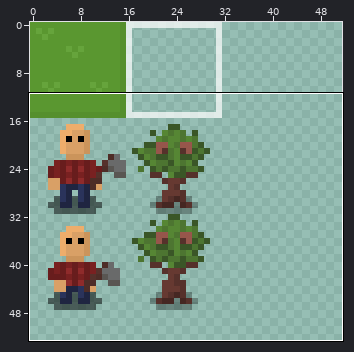
Two versions of one sprite sheet, WGJ138/Content/Textures.png. Above, an overview of the earlier version with the close-up marked.
Close-up. The starting point:
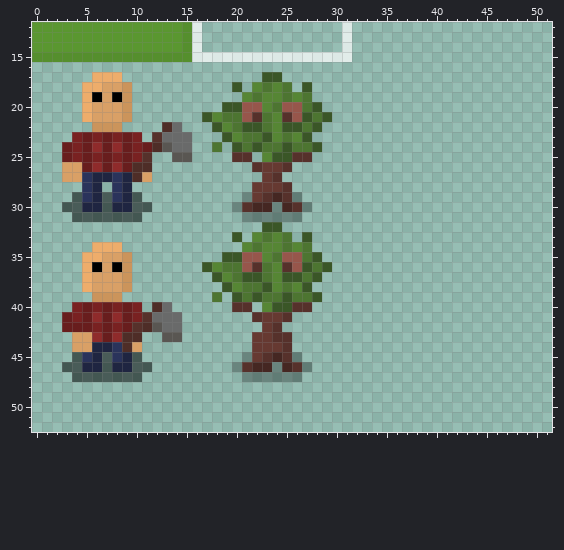
The file is 128x128 pixels. Colours within 5 levels of each other are drawn and written as one. Shown: x 0..51, y 12..52. The wide view leaves out empty margins.
After:
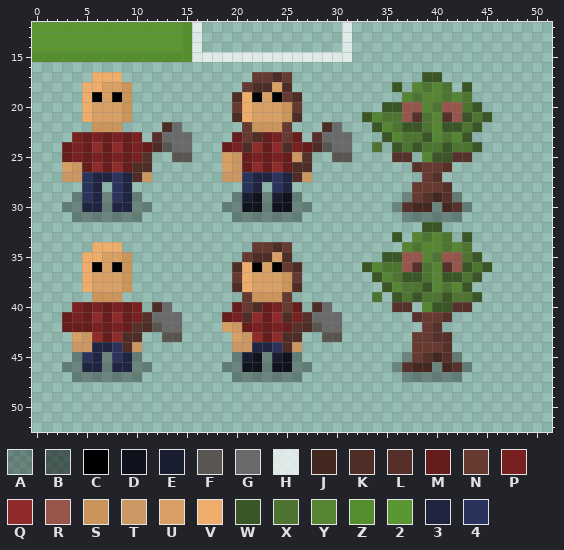
Palette (. is transparent): A #0000004d  B #00000083  C #000000  D #10121e  E #191d30  F #595652  G #696a6a  H #ffffffb5  J #452722  K #4e2d27  L #56312b  M #681d1d  N #663931  P #792121  Q #8f2b2b  R #97564b  S #cb945b  T #cb9864  U #d9a066  V #eead6b  W #3a5627  X #4d7531  Y #568634  Z #558f2d  2 #5a9730  3 #1f2541  4 #2a335b
From old to new:
Changed rows in their new state; - is an unchanged pixel.
first column x 3:
17 -------------------NNKN-------------WW-----
18 -----------------.NKKUK-.--------W-YXYX-W--
19 -----------------KVCUCNK.---------YXYYXYX--
20 ----------------.NVUUUSN..------WWRRYXRRXW-
21 --------------...KVUUUSK...---WYXXRLXYLRWXW
22 ---------------...NSSSN...KG---WYXWWXYWWXW-
23 ----------------.MNKMPNM.LGGG---WYXXWYXYW--
24 ---------------.MPKQMQKPMKFGG--X-WXWXXWXXW-
25 ----------------UTMPMPMT---FF----LL-YWWLL--
26 -T--------------UTMQMQMKK----------LNNL----
27 TT------T-------TT43343KT-----------NL-----
28 ------------------43.43------------NNNL----
29 -A--A--A---------AEDAED-----------ANLJLA---
30 AA--A--AA-------A-DDADDA---------ALJJAJLA--
31 -AAAAAAA---------A----------------AAAAAA---
32 --------------------..--------------WW-----
33 -----------------.-....-.--------W-YXYX-W--
34 ------------------.NNKN..---------YXYYXYX--
35 ----------------..NKKUK...------WWRRYXRRXW-
36 --------------...KVCUCNK...---WYXXRLXYLRWXW
37 ---------------..NVUUUSN..-----WYXWWXYWWXW-
38 ----------------.KVUUUSK.-------WYXXWYXYW--
39 ---------------.-.NSSSN...-----X-WXWXXWXXW-
40 -----------------MNKMPNM.KG------LL-YWWLL--
41 ----------------MPKQMQKPLGGG-------LNNL----
42 ----------------UTMPMPMLKFGG--------NL-----
43 --T--------------UTQMQKK--FF-------NNLL----
44 -TT----T---------TT334KT-----------NNNL----
45 -A--A--A---------AEDAED-----------ANLJLA---
46 AA--A--AA-------A-DDADDA---------ALJJAJLA--
47 -AAAAAAA---------A----------------AAAAAA---
Pixel boxes of the changes (left, top, right, bottom) in both close-ups:
changed: (202, 72, 492, 382)
changed: (62, 162, 152, 222)
changed: (62, 332, 152, 382)
